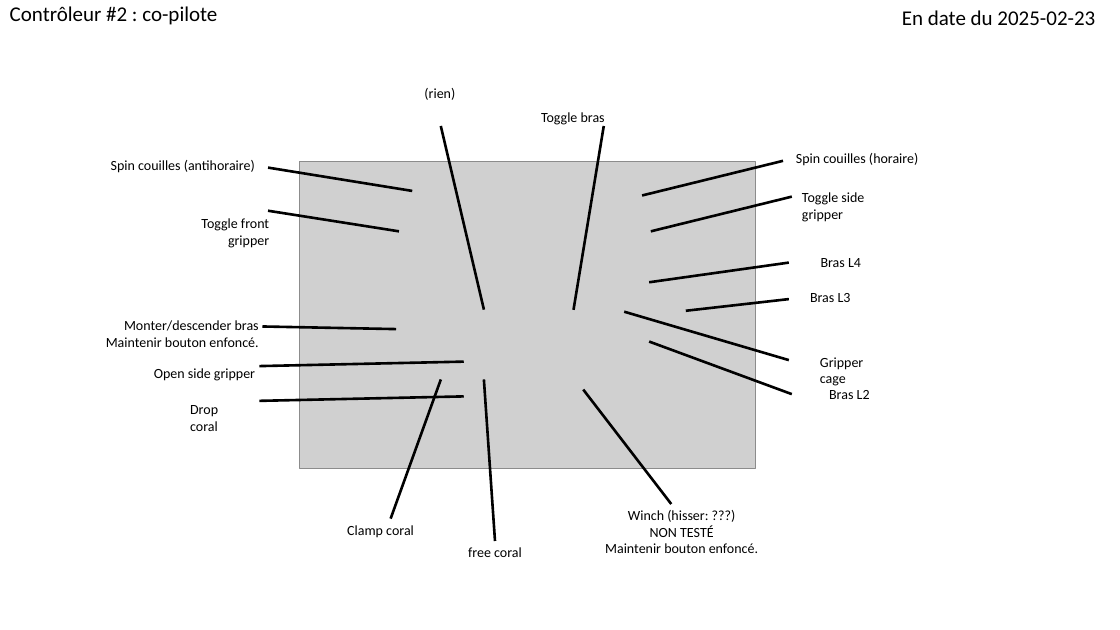
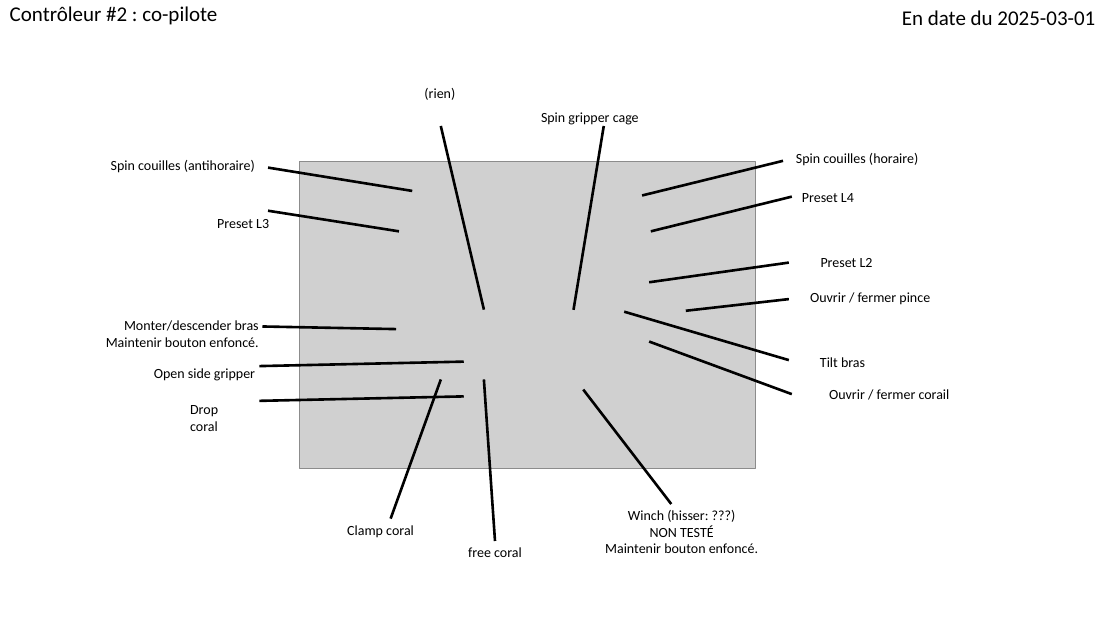
Before and after one commit to Fenix4947-2015/robot2025, a slide deck: slide 2 of contrôles robot 2025.pptx. Drawn at 1120x630 pixels with LibreOffice and Linux fonts; fonts in the diff are those of the drawing; grey boxes stand for pictures. Boxes give left, top, right and bottom in pixels: in the first picture for what was removed or moved away, otherwise in the second. Text is boxed around its words. In the diff, an @@ line names an element or a change of style, - is before the commit and + after.

```diff
--- a/contrôles robot 2025.pptx
+++ b/contrôles robot 2025.pptx
@@ text at box(902, 10, 1095, 25): text changed @@
-En date du 2025-02-23
+En date du 2025-03-01
@@ text at box(541, 112, 639, 125): text changed @@
-Toggle bras
+Spin gripper cage
@@ text at box(802, 193, 854, 202): text changed @@
-Toggle side gripper
+Preset L4
@@ text at box(217, 219, 269, 228): text changed @@
-Toggle front gripper
+Preset L3
@@ text at box(821, 258, 873, 267): text changed @@
-Bras L4
+Preset L2
@@ text at box(810, 292, 930, 305): text changed @@
-Bras L3
+Ouvrir / fermer pince
@@ text at box(820, 357, 865, 367): text changed @@
-Gripper cage
+Tilt bras
@@ text at box(829, 389, 950, 399): text changed @@
-Bras L2
+Ouvrir / fermer corail
```
Also in this commit, not shown: 1 other slide changed.
